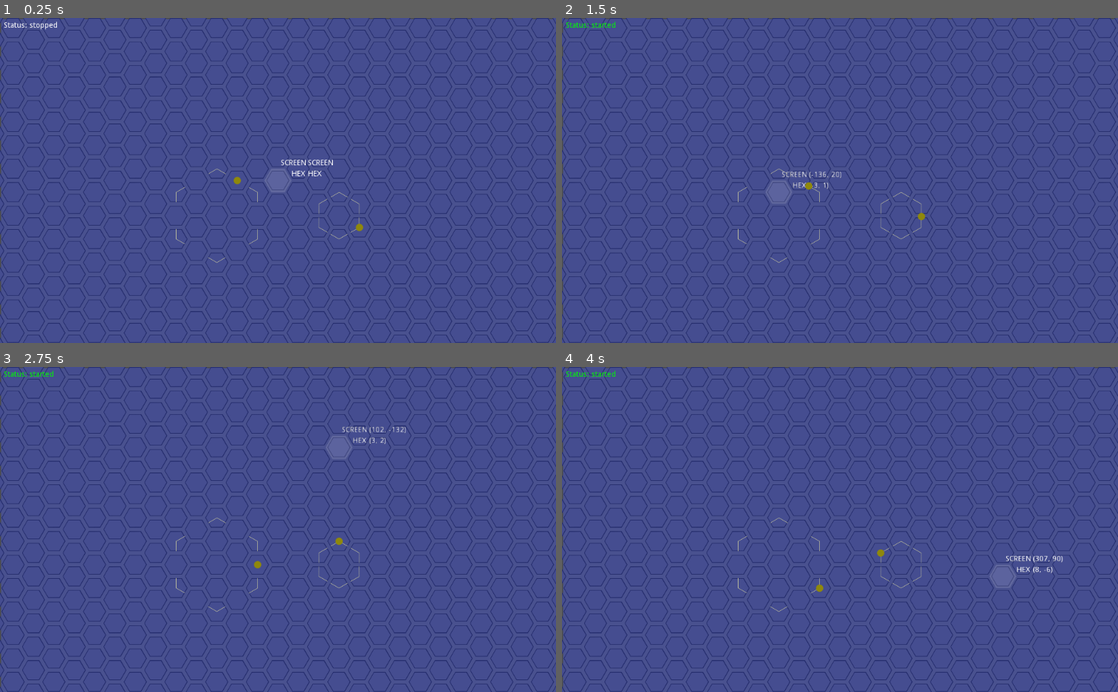
Above: before the commit, frames 1-4 (two rows, left to right).
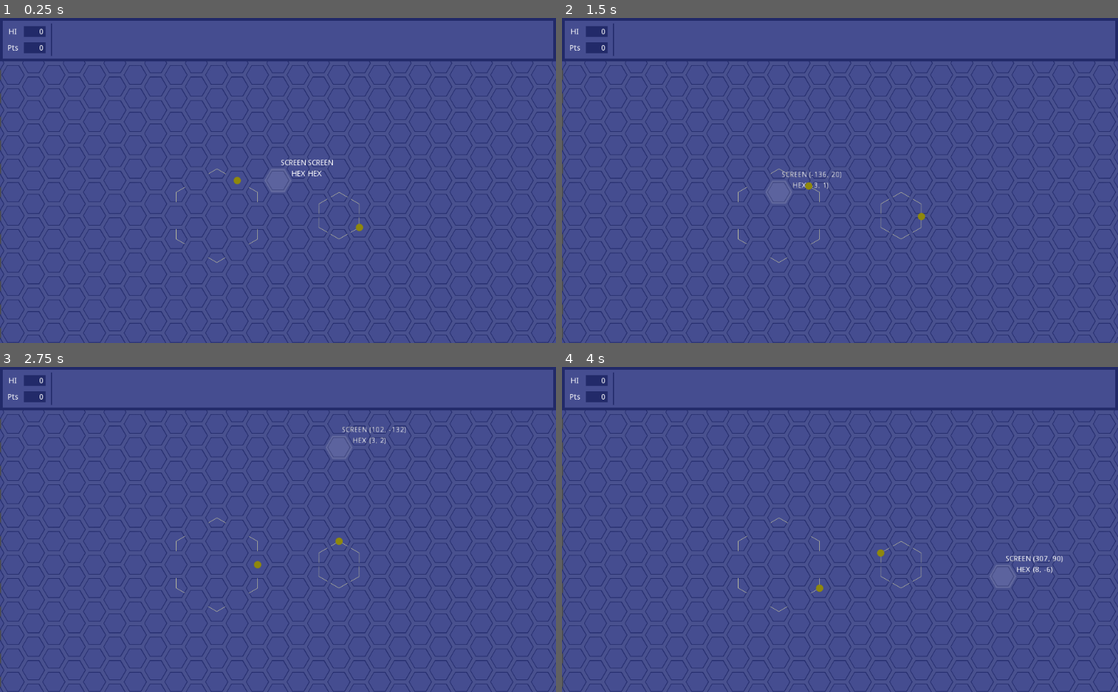
Above: after the commit, the same moments.

Repository: dareludum/ld45
Game: Godot game, scene res://Main.tscn
The game is run twice, just before and just after one commit, with the same random seed, the same clock (stepped at 60 frames per second) and the same inputs.
Inputs (mouse positions are in pixels of both pictures, inside the frame that each line leads up to):
- Up to frame 1 (0.25 s): no input
- Up to frame 2 (1.5 s): tap Enter at 0.5 s; move the mouse to (962, 164) at 0.52 s; click (962, 164) at 0.67 s; tap Space (sim_start_pause) at 1.25 s; drag from (728, 196) to (840, 180) at 1.27 s
- Up to frame 3 (2.75 s): move the mouse to (333, 458) at 2.02 s; click (333, 458) at 2.17 s
- Up to frame 4 (4 s): drag from (812, 594) to (673, 480) at 2.77 s; move the mouse to (1006, 578) at 3.52 s; click (1006, 578) at 3.67 s

The runs differ from the first frame. In frame 1, 2.3% of the frame differs, in the area x 0-100%, y 0-14%; in frame 2, 2.3%; in frame 3, 2.3%; in frame 4, 2.3%.

Commit message:
Add basic UI bar

Diff:
--- a/Main.tscn
+++ b/Main.tscn
@@ -1,10 +1,11 @@
-[gd_scene load_steps=4 format=2]
+[gd_scene load_steps=5 format=2]
 
 [ext_resource path="res://Main.gd" type="Script" id=1]
 [ext_resource path="res://images/fill.png" type="Texture" id=2]
+[ext_resource path="res://scenes/UIBar.tscn" type="PackedScene" id=3]
 
 [sub_resource type="RectangleShape2D" id=1]
-extents = Vector2( 512, 300 )
+extents = Vector2( 512, 220 )
 
 [node name="Main" type="Node"]
 
@@ -18,8 +19,8 @@
 
 [node name="Background" type="Sprite" parent="Area2D"]
 self_modulate = Color( 0.286275, 0.317647, 0.560784, 1 )
-position = Vector2( 0.831848, 1.16791 )
-scale = Vector2( 102.243, 59.8968 )
+position = Vector2( 0.831848, 1.22691 )
+scale = Vector2( 102.243, 59.885 )
 texture = ExtResource( 2 )
 
 [node name="BackgroundCellHolder" type="Node2D" parent="Area2D"]
@@ -66,3 +67,9 @@
 margin_right = -458.262
 margin_bottom = -279.101
 text = "Status"
+
+[node name="UIBar" parent="Area2D" instance=ExtResource( 3 )]
+margin_left = -512.248
+margin_top = -300.122
+margin_right = -512.248
+margin_bottom = -300.122
--- /dev/null
+++ b/scenes/UIBar.tscn
@@ -0,0 +1,81 @@
+[gd_scene format=2]
+
+[node name="UIBar" type="Control"]
+anchor_right = 1.0
+anchor_bottom = 1.0
+
+[node name="BackgroundOuter" type="ColorRect" parent="."]
+margin_right = 1024.0
+margin_bottom = 80.0
+color = Color( 0.133333, 0.164706, 0.411765, 1 )
+
+[node name="BackgroundInner" type="ColorRect" parent="."]
+margin_left = 5.0
+margin_top = 4.86472
+margin_right = 1019.0
+margin_bottom = 74.8647
+color = Color( 0.270588, 0.301961, 0.564706, 1 )
+
+[node name="PointsHolder" type="Control" parent="."]
+margin_left = 10.0
+margin_top = 10.0
+margin_right = 90.0
+margin_bottom = 70.0
+rect_pivot_offset = Vector2( 60, 40 )
+
+[node name="LabelHI" type="Label" parent="PointsHolder"]
+margin_left = 6.34902
+margin_top = 9.4633
+margin_right = 24.349
+margin_bottom = 23.4633
+text = "HI"
+
+[node name="LabelPts" type="Label" parent="PointsHolder"]
+margin_left = 4.31496
+margin_top = 38.93
+margin_right = 24.315
+margin_bottom = 52.93
+text = "Pts"
+
+[node name="RectHI" type="ColorRect" parent="PointsHolder"]
+margin_left = 34.031
+margin_top = 5.28895
+margin_right = 74.031
+margin_bottom = 25.2889
+color = Color( 0.133333, 0.164706, 0.411765, 1 )
+
+[node name="RectPts" type="ColorRect" parent="PointsHolder"]
+margin_left = 33.8957
+margin_top = 34.7098
+margin_right = 73.8957
+margin_bottom = 54.7098
+color = Color( 0.133333, 0.164706, 0.411765, 1 )
+
+[node name="TextHI" type="Label" parent="PointsHolder"]
+margin_left = 36.0233
+margin_top = 9.12209
+margin_right = 70.0233
+margin_bottom = 23.1221
+text = "0"
+align = 2
+
+[node name="TextPts" type="Label" parent="PointsHolder"]
+margin_left = 35.7791
+margin_top = 38.667
+margin_right = 69.7791
+margin_bottom = 52.667
+text = "0"
+align = 2
+
+[node name="Separator1" type="ColorRect" parent="."]
+margin_left = 93.5005
+margin_top = 10.3663
+margin_right = 95.5005
+margin_bottom = 70.3663
+color = Color( 0.133333, 0.164706, 0.411765, 1 )
+
+[node name="SimControlHolder" type="Control" parent="."]
+margin_left = 100.0
+margin_top = 10.0
+margin_right = 180.0
+margin_bottom = 70.0
